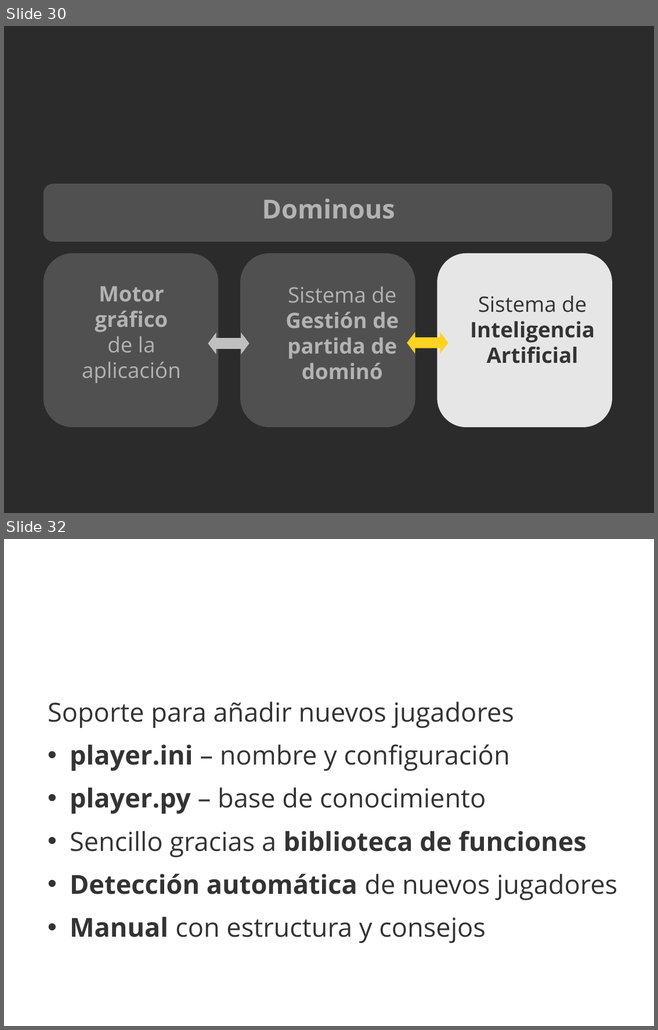
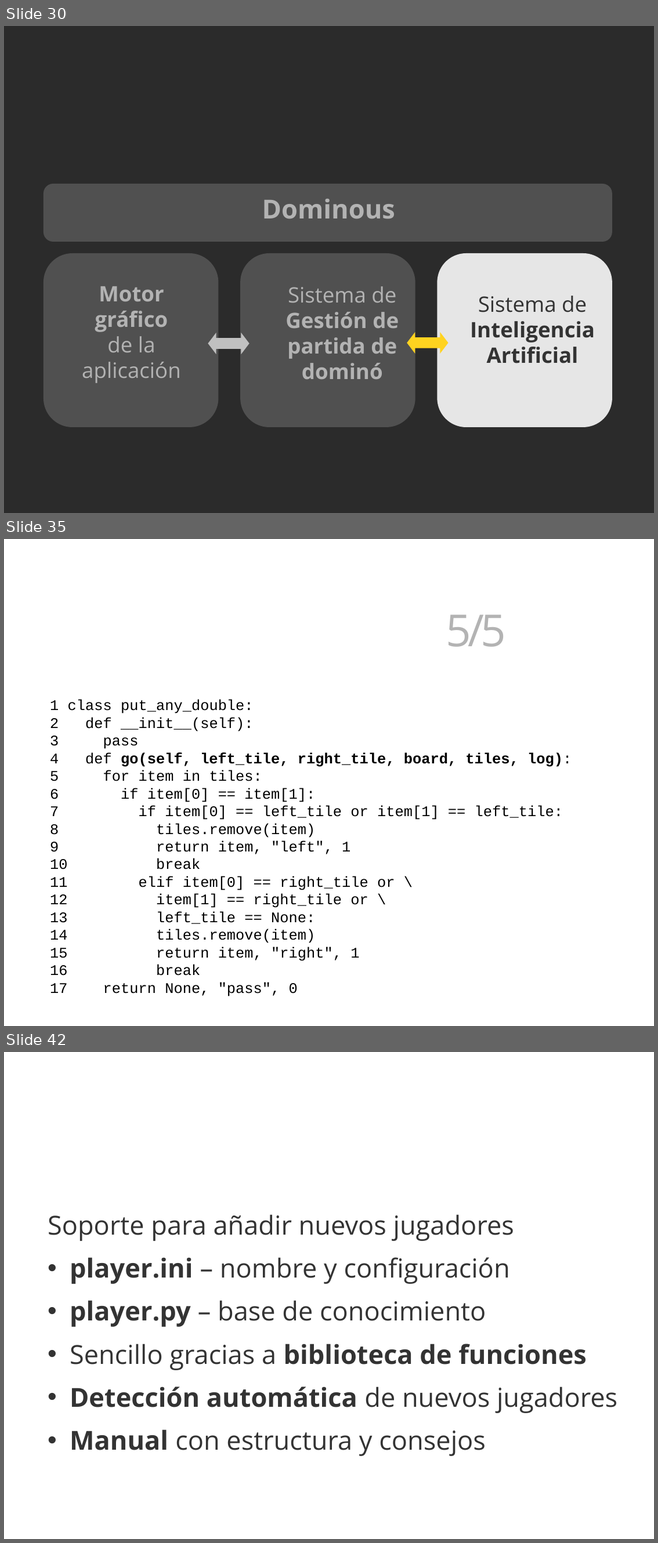
Before and after one commit to 3oheme/dominous, a slide deck: docs/presentacion/presentacion.odp. Shown one above the other, each under a label of ours: slides 30 and 32 before the commit, slides 30, 35 and 42 after it; the slides between them are not shown. The pictures are 658x1030 and 658x1543 pixels, drawn with LibreOffice and Linux fonts; fonts in the diff are those of the drawing; background and template pictures are left out; a plain dark background stands for a picture behind light text. Boxes give left, top, right and bottom in pixels: in the first picture for what was removed or moved away, otherwise in the second. Text is boxed around its words. In the diff, an @@ line names an element or a change of style, - is before the commit and + after.

```diff
--- a/docs/presentacion/presentacion.odp
+++ b/docs/presentacion/presentacion.odp
@@ slide 35 added at [4,539,654,1026], background picture (left out) @@
@@ text added at [446,615,506,647], 54 pt, text #FFFFFF, bold @@
+Inteligencia Artificial 5/5
@@ text added at [50,700,571,976], 18 pt, text #000000 @@
+1 class put_any_double:
+2 def __init__(self):
+3 pass
+4 def go(self, left_tile, right_tile, board, tiles, log):
+5 for item in tiles:
+6 if item[0] == item[1]:
+7 if item[0] == left_tile or item[1] == left_tile:
+8 tiles.remove(item)
+9 return item, "left", 1
+10 break
+11 elif item[0] == right_tile or \
+12 item[1] == right_tile or \
+13 left_tile == None:
+14 tiles.remove(item)
+15 return item, "right", 1
+16 break
+17 return None, "pass", 0
@@ what was slide 32 is now slide 42 @@
```
Also in this commit, not shown: 1 slide changed, 9 other slides added.
